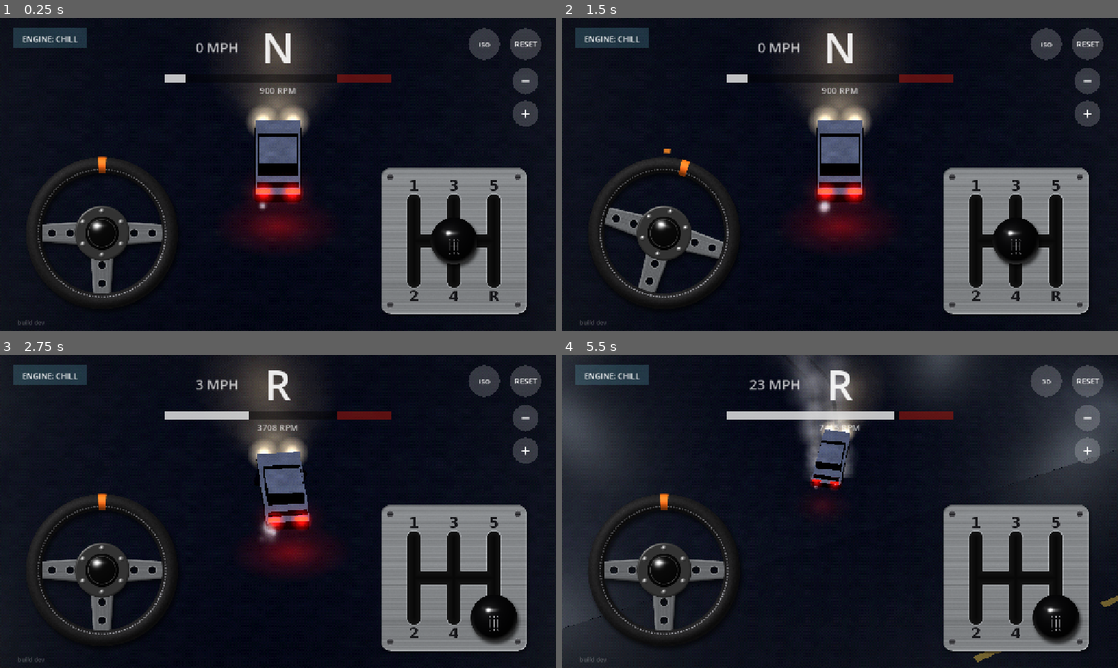
Above: before the commit, frames 1-4 (two rows, left to right).
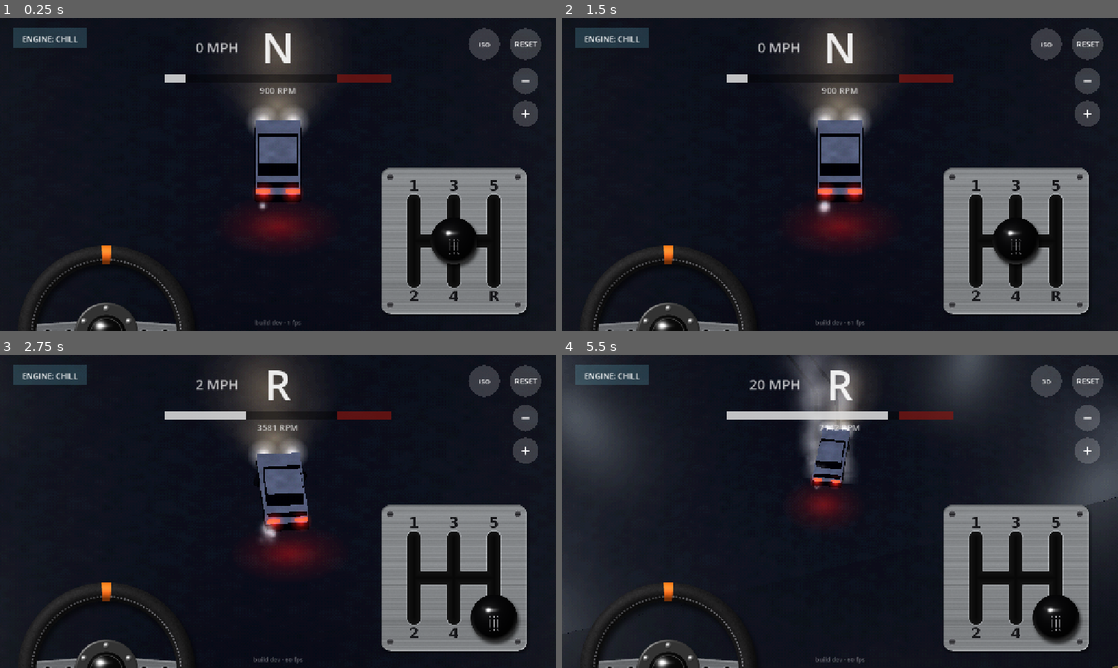
Above: after the commit, the same moments.

Repository: StoneColdOS/stick-drift
Game: Godot game, scene res://scenes/main.tscn
Same seed, same stepped clock (60 frames per second), same inputs: the game is played once before the commit and once after it.
Inputs (mouse positions are in pixels of both pictures, inside the frame that each line leads up to):
- Up to frame 1 (0.25 s): no input
- Up to frame 2 (1.5 s): tap Enter (reset) at 0.5 s; move the mouse to (962, 158) at 0.52 s; hold D (steer_right) 0.53-1.25 s; tap Space (kick) at 0.6 s; click (962, 158) at 0.67 s; drag from (728, 190) to (812, 237) at 1.27 s
- Up to frame 3 (2.75 s): move the mouse to (333, 442) at 2.02 s; hold D (steer_right) from 2.03 s (still down); tap R (gear_r) at 2.1 s; tap Space (kick) at 2.3 s
- Up to frame 4 (5.5 s): release D (steer_right) at 2.75 s; drag from (812, 574) to (673, 464) at 2.77 s; move the mouse to (1006, 558) at 3.52 s; hold A (steer_left) 3.53-4.25 s; tap V (view) at 3.6 s; tap Space (kick) at 3.8, 5.3 s; drag from (673, 464) to (756, 433) at 4.27 s; move the mouse to (867, 511) at 5.02 s; hold A (steer_left) from 5.03 s (still down); tap - (zoom_out) at 5.1 s; click (867, 511) at 5.17 s

The runs differ from the first frame. In frame 1, 5.0% of the frame differs, in the area x 3-56%, y 29-100%; in frame 2, 5.1%; in frame 3, 5.1%; in frame 4, 8.9%, in the area x 0-100%, y 0-100%.

Commit message:
Smoother: easier flicks, half wheel, auto quality, cheaper rendering
- Flick threshold 0.22 -> 0.12 of lock and only twists away from centre count
  (letting the wheel spin back no longer kicks); kicks last a bit longer
- Steering wheel sits on the bottom edge with only the top half showing
- Auto quality: if fps stays under 50 the world drops to chunkier pixels
- Bloom off (~20% of frame time), street lights culled tighter (~15%),
  grit textures linearly filtered (no shimmer), cheaper dither shader
- FPS readout next to the build number

Co-Authored-By: Claude Opus 5.5 <noreply@anthropic.com>
Claude-Session: https://claude.ai/code/session_01X5D3N9oUK59uFhYSHv3wU5

Diff:
--- a/scripts/car.gd
+++ b/scripts/car.gd
@@ -34,10 +34,10 @@
 var min_rear_lateral_share := 0.38## rear keeps this much side grip at full wheelspin, so drifts stay catchable
 var handbrake_grip_scale := 0.3
 var handbrake_brake := 0.3
-var kick_time := 0.45             ## how long a flick or downshift kick loosens the rear
+var kick_time := 0.6              ## how long a flick or downshift kick loosens the rear
 var kick_hold := 0.3              ## full strength for this long, then it fades
-var flick_threshold := 0.22       ## how sudden a wheel move counts as a flick (share of full lock)
-var kick_min_speed := 7.0         ## m/s (~16 mph); below this nothing kicks
+var flick_threshold := 0.12       ## how sudden a wheel move counts as a flick (share of full lock)
+var kick_min_speed := 6.0         ## m/s (~16 mph); below this nothing kicks
 var traction_control := 0.8       ## when not drifting, the auto gas only uses this share of rear grip. 0 = off
 var drift_latch_time := 1.0       ## after the e-brake, full power stays on this long (and while sliding)
 var base_angular_damp := 0.7
@@ -142,7 +142,9 @@
 			kick()
 
 	# Flick: a sudden wheel move at speed kicks the rear out.
-	if absf(raw_steer - _steer_slow) > flick_threshold and speed > kick_min_speed:
+	# Only twists *away* from center count, so letting the wheel spin back doesn't kick.
+	var flick := raw_steer - _steer_slow
+	if absf(flick) > flick_threshold and signf(flick) == signf(raw_steer) and absf(raw_steer) > absf(_steer_slow) and speed > kick_min_speed:
 		kick()
 	_steer_slow = lerpf(_steer_slow, raw_steer, 1.0 - exp(-8.0 * dt))
 	_kick = maxf(0.0, _kick - dt)
--- a/scripts/hud.gd
+++ b/scripts/hud.gd
@@ -45,7 +45,7 @@
 	var m = car.motor
 	var flash := fmod(Time.get_ticks_msec() / 1000.0 * 8.0, 1.0) > 0.5
 
-	draw_string(font, Vector2(40, s.y - 14), "build " + BUILD, HORIZONTAL_ALIGNMENT_LEFT, 200, 14, Color(1, 1, 1, 0.3))
+	draw_string(font, Vector2(s.x / 2 - 120, s.y - 14), "build %s · %d fps" % [BUILD, Engine.get_frames_per_second()], HORIZONTAL_ALIGNMENT_CENTER, 240, 14, Color(1, 1, 1, 0.35))
 
 	# Gear + speed
 	draw_string(font, Vector2(cx - 60, 105), Gearbox.label(car.gear), HORIZONTAL_ALIGNMENT_CENTER, 120, 96, WHITE)
--- a/scripts/main.gd
+++ b/scripts/main.gd
@@ -19,10 +19,13 @@
 
 const NIGHT_SKY := Color(0.1, 0.12, 0.18)  ## also the fog colour, so the distance melts away
 const PIXEL_SHRINK := 2  ## 720 / 2 = 360 pixel-tall world. Lower = sharper, higher = chunkier.
+const MAX_SHRINK := 3    ## automatic quality can drop to this if the phone is struggling
 const SEQUENCE := [-1, 0, 1, 2, 3, 4, 5]  ## for gamepad up/down shifting
 
 var input := CarInput.new()
 var world_viewport: SubViewport
+var world_container: SubViewportContainer
+var _fps_low_time := 0.0
 var world: Node3D
 var town: Node3D
 var car: RigidBody3D
@@ -45,6 +48,7 @@
 	post.shader = load("res://scripts/retro.gdshader")
 	container.material = post
 	add_child(container)
+	world_container = container
 	world_viewport = SubViewport.new()
 	world_viewport.msaa_3d = Viewport.MSAA_DISABLED
 	container.add_child(world_viewport)
@@ -110,7 +114,7 @@
 	env.fog_depth_curve = 1.4
 	env.fog_depth_begin = 20.0
 	env.fog_depth_end = 70.0
-	env.glow_enabled = true
+	env.glow_enabled = false  # costs ~20% fps on phones; the additive light halos glow without it
 	env.glow_intensity = 0.7
 	env.glow_bloom = 0.05
 	env.glow_hdr_threshold = 1.0
@@ -127,7 +131,8 @@
 	world.add_child(moon)
 
 
-func _process(_dt: float) -> void:
+func _process(dt: float) -> void:
+	_auto_quality(dt)
 
 	var kb_steer := Input.get_axis("steer_left", "steer_right")
 	touch.kb_steer = kb_steer
@@ -172,6 +177,20 @@
 			camera.save()
 
 
+## If the phone can't hold ~50 fps for a couple of seconds, render the world at a lower
+## resolution (chunkier pixels). Never goes back up mid-session, so it doesn't flicker.
+func _auto_quality(dt: float) -> void:
+	if world_container.stretch_shrink >= MAX_SHRINK or Time.get_ticks_msec() < 4000:
+		return
+	if Engine.get_frames_per_second() < 50:
+		_fps_low_time += dt
+		if _fps_low_time > 2.5:
+			world_container.stretch_shrink += 1
+			_fps_low_time = 0.0
+	else:
+		_fps_low_time = maxf(0.0, _fps_low_time - dt)
+
+
 func _setup_actions() -> void:
 	_key("steer_left", [KEY_A, KEY_LEFT])
 	_key("steer_right", [KEY_D, KEY_RIGHT])
--- a/scripts/neighborhood.gd
+++ b/scripts/neighborhood.gd
@@ -9,7 +9,7 @@
 const BLOCKS := 4
 const BLOCK := 46.0
 const ROAD := 16.0
-const LIGHT_RADIUS := 48.0
+const LIGHT_RADIUS := 36.0
 
 const LED_WHITE := Color(0.86, 0.92, 1.0)
 const ASPHALT := Color(0.16, 0.165, 0.19)
--- a/scripts/retro.gdshader
+++ b/scripts/retro.gdshader
@@ -1,21 +1,26 @@
 shader_type canvas_item;
-// Retro colour pass over the low-res world: a touch of ordered dithering and colour
-// quantization (like old consoles), plus a soft vignette. Subtle on purpose.
+// Retro colour pass over the low-res world: light ordered dithering and colour quantization
+// (like old consoles), plus a soft vignette. Kept subtle so motion stays smooth.
 
-uniform float levels = 28.0;     // colour steps per channel
-uniform float dither_amount = 1.0;
-uniform float vignette = 0.35;
+uniform float levels = 40.0;      // colour steps per channel
+uniform float dither_amount = 0.6;
+uniform float vignette = 0.3;
 
-const float BAYER[16] = float[](
-	0.0, 8.0, 2.0, 10.0,
-	12.0, 4.0, 14.0, 6.0,
-	3.0, 11.0, 1.0, 9.0,
-	15.0, 7.0, 13.0, 5.0);
+float bayer4(ivec2 p) {
+	// 4x4 Bayer matrix without array lookups (fast on phones).
+	int x = p.x & 3;
+	int y = p.y & 3;
+	int a = (x ^ y) & 1;
+	int b = (x & 1);
+	int c = ((x ^ y) >> 1) & 1;
+	int d = (x >> 1) & 1;
+	return float(a * 8 + b * 4 + c * 2 + d) / 16.0;
+}
 
 void fragment() {
 	vec4 c = texture(TEXTURE, UV);
 	ivec2 px = ivec2(UV / TEXTURE_PIXEL_SIZE);
-	float threshold = BAYER[(px.y % 4) * 4 + (px.x % 4)] / 16.0 - 0.5;
+	float threshold = bayer4(px) - 0.5;
 	vec3 col = c.rgb + threshold * dither_amount / levels;
 	col = floor(col * levels + 0.5) / levels;
 	vec2 d = UV - 0.5;
--- a/scripts/touch_controls.gd
+++ b/scripts/touch_controls.gd
@@ -1,6 +1,7 @@
 extends Control
 ## On-screen controls, landscape:
-##   Bottom-left:  steering wheel. Put a thumb on it and twist; let go and it spins back to center.
+##   Bottom-left:  steering wheel, top half peeking up from the bottom edge. Slide a thumb along
+##                 it to turn; let go and it spins back to center.
 ##   Bottom-right: H-pattern shifter. Drag the knob through the gate.
 ##   No e-brake: flick the wheel or downshift while turning to kick the rear out.
 ##   Top-right:    ISO/3D camera toggle, RESET, then zoom out (-) and in (+).
@@ -24,7 +25,7 @@
 const FAINT := Color(1, 1, 1, 0.16)
 const ACCENT := Color(1.0, 0.55, 0.15, 0.85)
 
-const WHEEL_R := 175.0
+const WHEEL_R := 205.0          ## only the top half shows: the hub sits on the bottom edge
 const WHEEL_MAX := 720.0        ## degrees each way for full lock: two full turns, like a real car
 const WHEEL_RETURN := 1100.0    ## self-centering when you let go, degrees per second
 const UNIT := 92.0              ## shifter gate unit in pixels
@@ -70,7 +71,7 @@
 
 func _layout() -> void:
 	var s := get_viewport_rect().size
-	wheel_center = Vector2(60 + WHEEL_R, s.y - 50 - WHEEL_R)
+	wheel_center = Vector2(40 + WHEEL_R, s.y + 8)
 	shifter_center = Vector2(s.x - 60 - UNIT * 1.9, s.y - 60 - UNIT * 1.6)
 	reset_pos = Vector2(s.x - 70, 60)
 	view_pos = Vector2(s.x - 165, 60)
--- a/scripts/util.gd
+++ b/scripts/util.gd
@@ -23,7 +23,7 @@
 			m.uv1_triplanar = true
 			m.uv1_world_triplanar = true
 			m.uv1_scale = Vector3.ONE * grain_scale
-			m.texture_filter = BaseMaterial3D.TEXTURE_FILTER_NEAREST_WITH_MIPMAPS
+			m.texture_filter = BaseMaterial3D.TEXTURE_FILTER_LINEAR_WITH_MIPMAPS  # nearest shimmered in motion
 		_mats[key] = m
 	return _mats[key]
 
Binary file changed: docs/screenshots/drift.png
Binary file changed: docs/screenshots/parked.png
